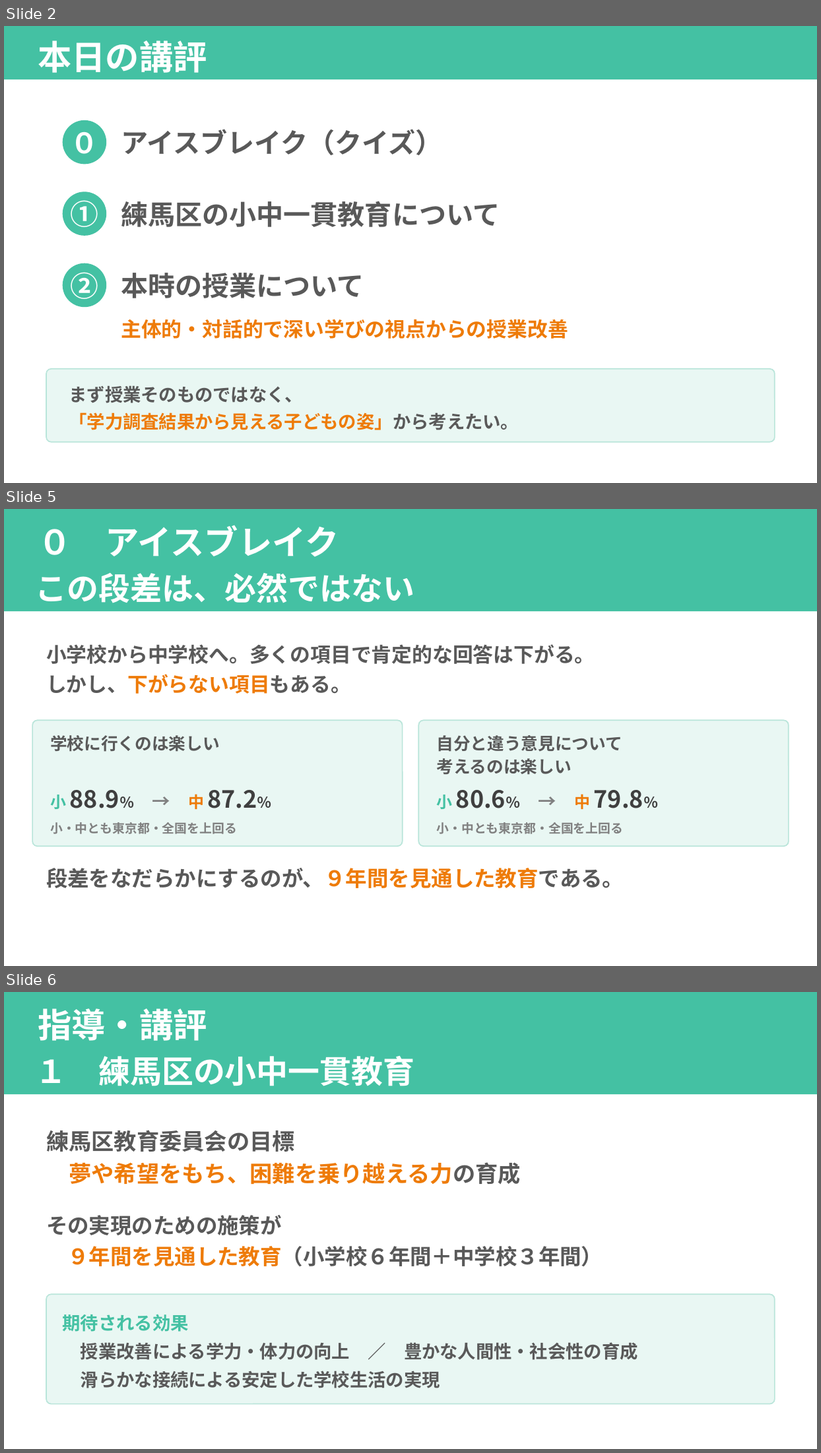
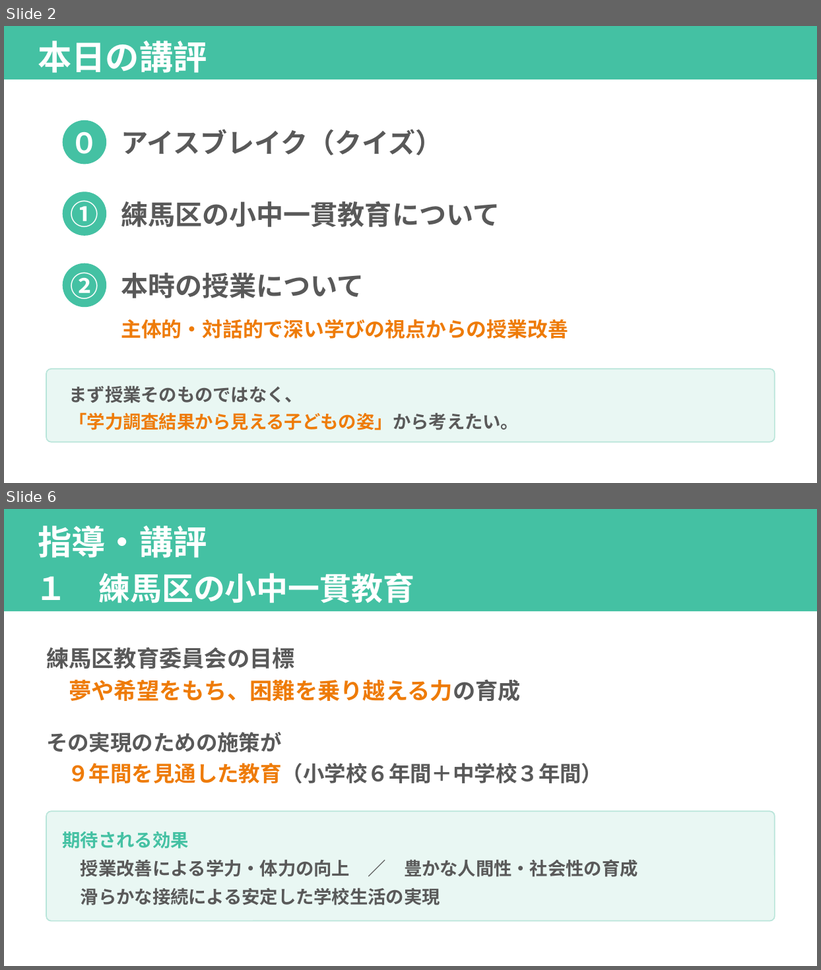
Before and after one commit to contynet730-star/con30, a slide deck: 指導課訪問_みらい青空学園/指導課訪問_５校時指導助言資料_みらい青空学園.pptx. Shown one above the other, each under a label of ours: slides 2, 5 and 6 before the commit, slides 2 and 6 after it; the slides between them are not shown. The pictures are 821x1453 and 821x970 pixels, drawn with LibreOffice and Linux fonts; fonts in the diff are those of the drawing. Boxes give left, top, right and bottom in pixels: in the first picture for what was removed or moved away, otherwise in the second. Text is boxed around its words. In the diff, an @@ line names an element or a change of style, - is before the commit and + after.

```diff
--- a/指導課訪問_みらい青空学園/指導課訪問_５校時指導助言資料_みらい青空学園.pptx
+++ b/指導課訪問_みらい青空学園/指導課訪問_５校時指導助言資料_みらい青空学園.pptx
@@ slide 5 removed at box(4, 509, 817, 966), background #FFFFFF @@
@@ rectangle removed at box(4, 509, 817, 611) @@
-０ アイスブレイク
-この段差は、必然ではない
@@ text removed at box(46, 644, 595, 694) @@
-小学校から中学校へ。多くの項目で肯定的な回答は下がる。
-しかし、下がらない項目もある。
@@ rounded rectangle removed at box(32, 720, 403, 846) @@
@@ rounded rectangle removed at box(418, 720, 789, 846) @@
@@ text removed at box(50, 735, 220, 752) @@
-学校に行くのは楽しい
@@ text removed at box(436, 735, 622, 774) @@
-自分と違う意見について
-考えるのは楽しい
@@ text removed at box(50, 790, 257, 809) @@
-小 88.9％ → 中 87.2％
@@ text removed at box(436, 790, 644, 809) @@
-小 80.6％ → 中 79.8％
@@ text removed at box(50, 823, 237, 834) @@
-小・中とも東京都・全国を上回る
@@ text removed at box(436, 823, 623, 834) @@
-小・中とも東京都・全国を上回る
@@ text removed at box(46, 868, 624, 889) @@
-段差をなだらかにするのが、９年間を見通した教育である。
```
Also in this commit, not shown: 3 slides changed, 1 slide added, 4 other files.
